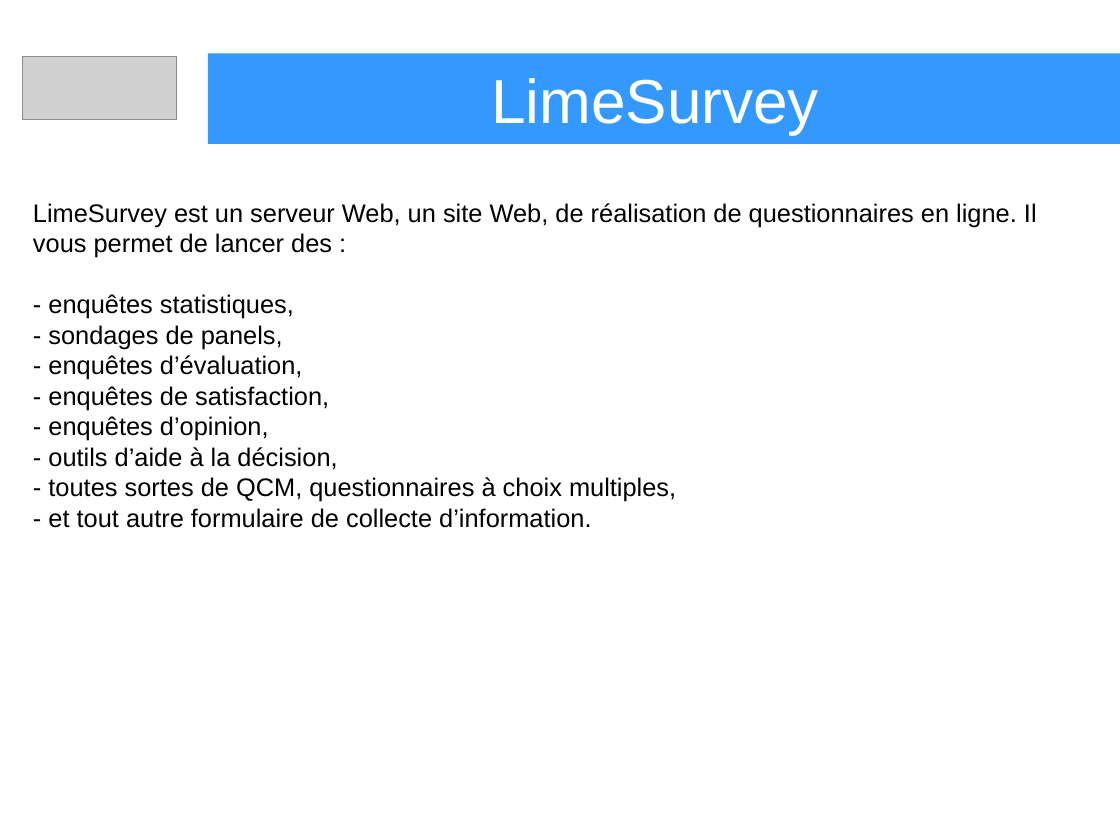
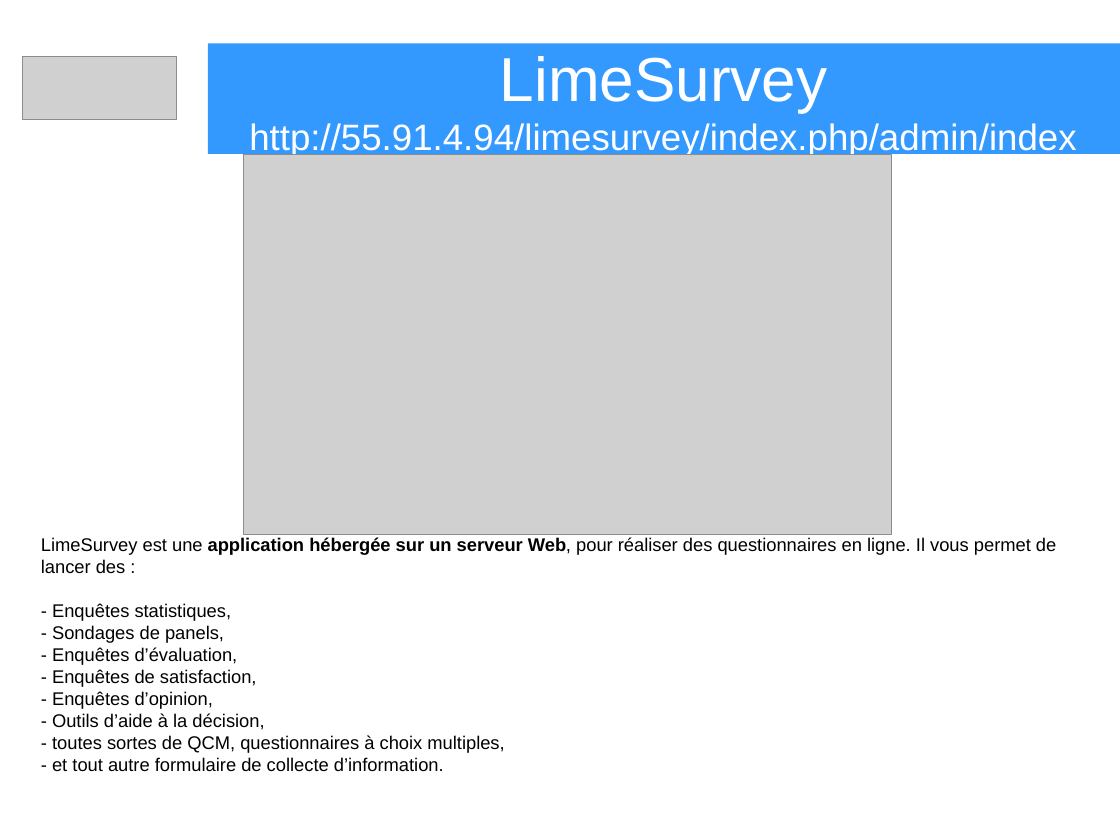
Before and after one commit to heylve/current, a slide deck: slide 1 of Presentations/lime_survey_pres.odp. Drawn at 1120x840 pixels with LibreOffice and Linux fonts; fonts in the diff are those of the drawing; grey boxes stand for pictures. Boxes give left, top, right and bottom in pixels: in the first picture for what was removed or moved away, otherwise in the second. Text is boxed around its words. In the diff, an @@ line names an element or a change of style, - is before the commit and + after.

```diff
--- a/Presentations/lime_survey_pres.odp
+++ b/Presentations/lime_survey_pres.odp
@@ rectangle "LimeSurvey http://55.91.4.94/limesurvey/index.php/admin/inde ...": place and size @@
-rectangle "LimeSurvey http://55.91.4.94/limesurvey/index.php/admin/inde ..." at box(208, 54, 1120, 144)
+rectangle "LimeSurvey http://55.91.4.94/limesurvey/index.php/admin/inde ..." at box(208, 44, 1120, 154)
@@ text in rectangle at box(249, 56, 1076, 157): text changed; size 44 to 26 pt @@
-LimeSurvey
+LimeSurvey http://55.91.4.94/limesurvey/index.php/admin/index
@@ picture added at box(244, 154, 892, 535) @@
@@ text "LimeSurvey est une application hébergée ...": place and size @@
-text "LimeSurvey est une application hébergée ..." at box(33, 203, 1037, 528)
+text "LimeSurvey est une application hébergée ..." at box(41, 537, 1056, 771)
@@ text at box(41, 537, 1056, 730): text changed; size 18 to 13 pt @@
-LimeSurvey est un serveur Web, un site Web, de réalisation de questionnaires en ligne. Il vous permet de lancer des :
-- enquêtes statistiques,
-- sondages de panels,
-- enquêtes d’évaluation,
-- enquêtes de satisfaction,
-- enquêtes d’opinion,
-- outils d’aide à la décision,
+LimeSurvey est une application hébergée sur un serveur Web, pour réaliser des questionnaires en ligne. Il vous permet de lancer des :
+- Enquêtes statistiques,
+- Sondages de panels,
+- Enquêtes d’évaluation,
+- Enquêtes de satisfaction,
+- Enquêtes d’opinion,
+- Outils d’aide à la décision,
@@ text at box(52, 735, 504, 771): size 18 to 13 pt in "- toutes sortes de QCM, questionnaires à ...", "- et tout autre formulaire de collecte ..." @@
```
Also in this commit, not shown: 1 other slide changed, 2 slides added, 11 other files.
